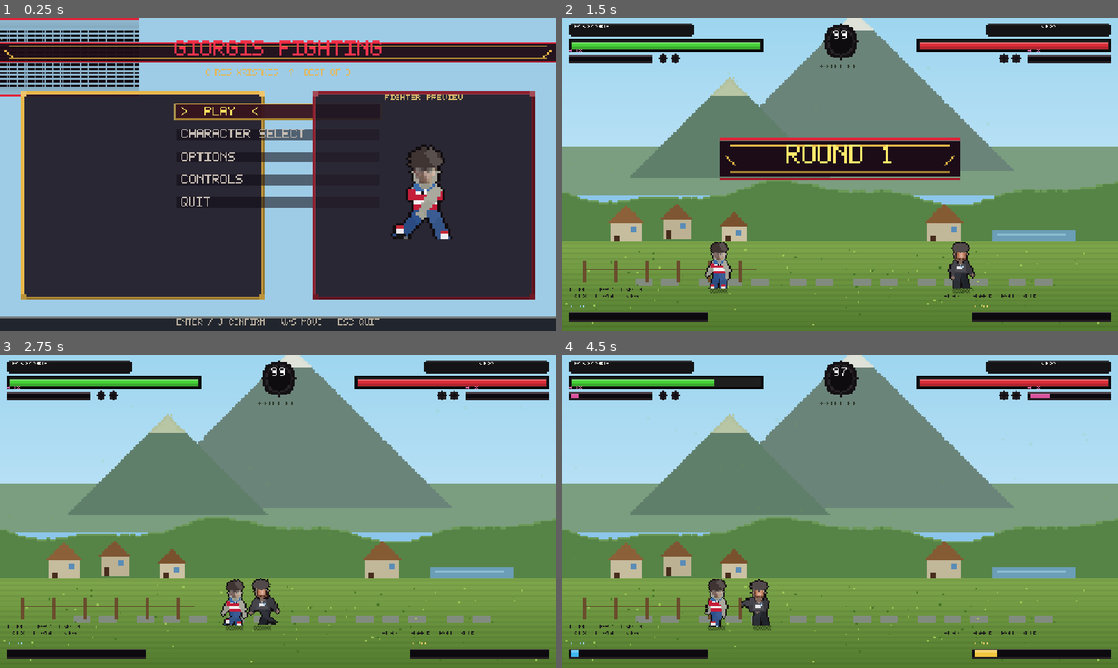
Above: before the commit, frames 1-4 (two rows, left to right).
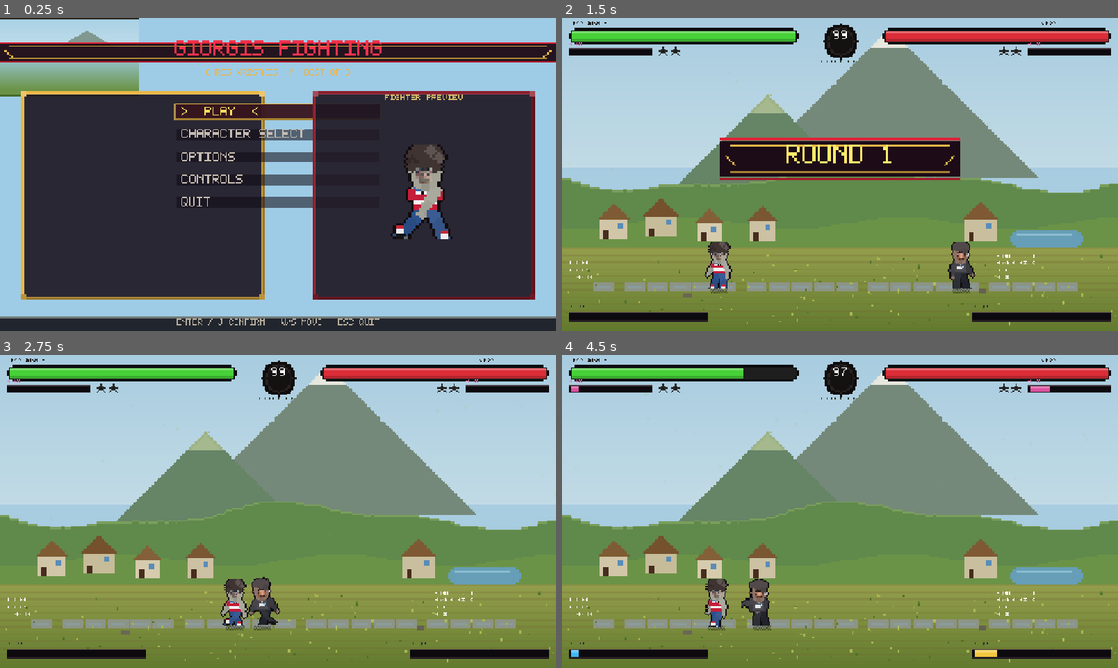
Above: after the commit, the same moments.

Repository: SirGiorgis/games
Game: Godot game, scene res://scenes/bootstrap.tscn
The game is run twice, just before and just after one commit, with the same random seed, the same clock (stepped at 60 frames per second) and the same inputs.
Inputs (mouse positions are in pixels of both pictures, inside the frame that each line leads up to):
- Up to frame 1 (0.25 s): no input
- Up to frame 2 (1.5 s): tap Enter (menu_confirm) at 0.5 s; move the mouse to (962, 158) at 0.52 s; hold D (menu_right) 0.53-1.28 s; tap U (p1_block) at 0.6 s; click (962, 158) at 0.67 s; tap Space at 0.77 s; move the mouse to (728, 190) at 1.27 s; hold Escape (menu_back) from 1.28 s (still down); tap I (p1_grab) at 1.35 s
- Up to frame 3 (2.75 s): tap Space at 1.52 s; move the mouse to (333, 442) at 2.02 s; release Escape (menu_back) at 2.03 s; hold D (menu_right) from 2.03 s (still down); tap K (p1_heavy) at 2.1 s
- Up to frame 4 (4.5 s): move the mouse to (812, 574) at 2.77 s; release D (menu_right) at 2.78 s; hold W (menu_up) 2.78-3.53 s; tap J (p1_light) at 2.85 s; click (812, 574) at 2.92 s; tap Space at 3.02, 3.77 s; move the mouse to (1006, 558) at 3.52 s; hold A (menu_left) from 3.53 s (still down); tap L (p1_special) at 3.6 s; move the mouse to (673, 464) at 4.27 s; tap O (p1_ultimate) at 4.35 s

The runs differ from the first frame. In frame 1, 4.6% of the frame differs, in the area x 0-81%, y 0-56%; in frame 2, 33%; in frame 3, 34%, in the area x 0-100%, y 0-99%; in frame 4, 34%.

Commit message:
Polish Tiny Fight restyle: meadow, HUD bars, chibi heads
Tighten outdoor field colors, round HP bars that drain toward the timer,
star round gems, and clip photo faces into chibi heads with curly hair
or a hoop earring. Add a headless composite preview exporter.

Co-authored-by: SirGiorgis <SirGiorgis@users.noreply.github.com>

Diff:
--- a/ashen-rite/scripts/combat/fighter_visual.gd
+++ b/ashen-rite/scripts/combat/fighter_visual.gd
@@ -39,7 +39,7 @@
 	_sprite.texture = _tex("idle", 0)
 	var tw: int = _sprite.texture.get_width()
 	var th: int = _sprite.texture.get_height()
-	var sc: int = PixelFighterBake.MODEL_SCALE if tw >= 120 else PixelFighterBake.SCALE
+	var sc: int = PixelFighterBake.SCALE
 	_base_scale = Vector2(sc, sc)
 	_sprite.position = Vector2(-tw * sc / 2, -th * sc)
 	_sprite.scale = _base_scale
--- a/ashen-rite/scripts/pixel/pixel_arena_bake.gd
+++ b/ashen-rite/scripts/pixel/pixel_arena_bake.gd
@@ -7,7 +7,7 @@
 
 
 static func texture(id: String) -> ImageTexture:
-	var img := Pix.image(W, H, Color(0.55, 0.78, 0.92))
+	var img := Pix.image(W, H, Color(0.66, 0.80, 0.88))
 	match id:
 		"neon_street":
 			_neon(img)
@@ -53,51 +53,46 @@
 
 
 static func _meadow(img: Image) -> void:
-	# Sky
-	for y in 78:
-		var t: float = float(y) / 78.0
-		Pix.hline(img, 0, y, W, Color(0.62, 0.84, 0.94).lerp(Color(0.72, 0.88, 0.96), t))
-	# Distant mountain
-	Pix.rect(img, 0, 74, W, 28, Color(0.48, 0.62, 0.50))
-	_mountain(img, 168, 88, 92, Color(0.42, 0.52, 0.48), Color(0.86, 0.88, 0.84))
-	_mountain(img, 96, 92, 58, Color(0.38, 0.50, 0.42), Color(0.70, 0.76, 0.62))
-	# Mid hills
+	for y in 86:
+		var t: float = float(y) / 86.0
+		Pix.hline(img, 0, y, W, Color(0.66, 0.80, 0.88).lerp(Color(0.76, 0.86, 0.90), t))
+	_mountain(img, 188, 92, 86, Color(0.46, 0.54, 0.48), Color(0.90, 0.90, 0.86))
+	_mountain(img, 118, 96, 52, Color(0.40, 0.52, 0.40), Color(0.62, 0.70, 0.52))
 	for x in W:
-		var hy: int = 100 + int(sin(float(x) * 0.035) * 6.0) + int(sin(float(x) * 0.09) * 3.0)
-		Pix.rect(img, x, hy, 1, 148 - hy, Color(0.34, 0.52, 0.28))
-		Pix.put(img, x, hy, Color(0.42, 0.60, 0.34))
-	# Far cottages
-	_cottage(img, 28, 118, 18, 12, Color(0.78, 0.74, 0.62), Color(0.55, 0.38, 0.22))
-	_cottage(img, 58, 116, 16, 11, Color(0.74, 0.70, 0.58), Color(0.50, 0.34, 0.20))
-	_cottage(img, 92, 120, 14, 10, Color(0.80, 0.76, 0.64), Color(0.48, 0.32, 0.18))
-	_cottage(img, 210, 118, 20, 12, Color(0.76, 0.72, 0.60), Color(0.52, 0.36, 0.20))
-	# Pond
-	Pix.rect(img, 248, 122, 48, 8, Color(0.42, 0.62, 0.72))
-	Pix.hline(img, 250, 124, 40, Color(0.55, 0.74, 0.82))
-	# Foreground grass bands
-	Pix.rect(img, 0, 128, W, 52, Color(0.46, 0.62, 0.28))
-	for y in range(128, H):
-		var shade: float = float(y - 128) / 52.0
-		var g: Color = Color(0.50, 0.66, 0.30).lerp(Color(0.32, 0.48, 0.18), shade)
-		if y % 3 == 0:
-			g = g.darkened(0.06)
+		var hy: int = 92 + int(sin(float(x) * 0.028) * 7.0) + int(sin(float(x) * 0.07) * 3.0)
+		Pix.rect(img, x, hy, 1, maxi(1, 132 - hy), Color(0.38, 0.54, 0.30))
+		Pix.put(img, x, hy, Color(0.48, 0.62, 0.36))
+	for x in W:
+		var hy2: int = 118 + int(sin(float(x) * 0.05 + 1.2) * 4.0)
+		Pix.rect(img, x, hy2, 1, maxi(1, 140 - hy2), Color(0.42, 0.58, 0.28))
+	_cottage(img, 22, 116, 16, 11, Color(0.82, 0.78, 0.66), Color(0.50, 0.36, 0.20))
+	_cottage(img, 48, 114, 18, 12, Color(0.78, 0.74, 0.60), Color(0.46, 0.32, 0.18))
+	_cottage(img, 78, 118, 14, 10, Color(0.84, 0.80, 0.68), Color(0.52, 0.38, 0.22))
+	_cottage(img, 108, 117, 15, 11, Color(0.80, 0.76, 0.64), Color(0.48, 0.34, 0.20))
+	_cottage(img, 232, 116, 18, 12, Color(0.79, 0.75, 0.62), Color(0.50, 0.35, 0.20))
+	Pix.round_rect(img, 258, 122, 42, 10, 3, Color(0.40, 0.62, 0.72))
+	Pix.hline(img, 262, 124, 32, Color(0.55, 0.74, 0.82))
+	for y in range(132, H):
+		var shade: float = float(y - 132) / 48.0
+		var g: Color = Color(0.58, 0.62, 0.30).lerp(Color(0.38, 0.48, 0.18), shade)
+		if y % 4 == 0:
+			g = g.lerp(Color(0.46, 0.40, 0.20), 0.25)
 		Pix.hline(img, 0, y, W, g)
-	# Dirt patches / fight lane
-	for x in range(40, 280, 18):
-		var dx: int = x + (x % 7) - 3
-		Pix.rect(img, dx, 150, 10, 4, Color(0.42, 0.34, 0.18, 0.55))
-	# Grass tufts
+	for x in range(20, 300, 14):
+		var dx: int = x + (x % 5) - 2
+		Pix.rect(img, dx, 152, 12, 5, Color(0.50, 0.40, 0.22, 0.55))
+		Pix.rect(img, dx + 2, 154, 8, 2, Color(0.42, 0.32, 0.16, 0.4))
 	var rng := RandomNumberGenerator.new()
 	rng.seed = 2014
-	for i in 90:
-		var gx: int = rng.randi_range(2, W - 3)
-		var gy: int = rng.randi_range(132, 176)
-		Pix.put(img, gx, gy, Color(0.28, 0.46, 0.16) if i % 2 == 0 else Color(0.62, 0.78, 0.34))
-	# Fence posts
-	for i in 6:
-		var px: int = 12 + i * 18
-		Pix.rect(img, px, 140, 2, 12, Color(0.42, 0.30, 0.18))
-	Pix.hline(img, 12, 144, 100, Color(0.38, 0.28, 0.16))
+	for i in 120:
+		var gx: int = rng.randi_range(1, W - 2)
+		var gy: int = rng.randi_range(136, 176)
+		var tuft: Color = Color(0.30, 0.44, 0.14) if i % 3 == 0 else Color(0.66, 0.72, 0.32)
+		Pix.put(img, gx, gy, tuft)
+		if i % 5 == 0:
+			Pix.put(img, gx, gy - 1, tuft.lightened(0.1))
+	Pix.rect(img, 70, 158, 5, 3, Color(0.42, 0.40, 0.34))
+	Pix.rect(img, 240, 156, 4, 2, Color(0.40, 0.38, 0.32))
 
 
 static func _mountain(img: Image, cx: int, base_y: int, half: int, rock: Color, snow: Color) -> void:
@@ -110,7 +105,7 @@
 
 static func _cottage(img: Image, x: int, y: int, w: int, h: int, wall: Color, roof: Color) -> void:
 	Pix.rect(img, x, y, w, h, wall)
-	for i in w / 2 + 2:
+	for i in int(w / 2) + 2:
 		Pix.hline(img, x + i - 1, y - 1 - i, w - i * 2 + 2, roof)
 	Pix.rect(img, x + 2, y + h - 5, 3, 5, Color(0.28, 0.18, 0.12))
 	Pix.rect(img, x + w - 6, y + 2, 3, 3, Color(0.35, 0.55, 0.72))
--- a/ashen-rite/scripts/pixel/pixel_fighter_bake.gd
+++ b/ashen-rite/scripts/pixel/pixel_fighter_bake.gd
@@ -811,46 +811,63 @@
 
 
 static func _photo_head(img: Image, def: CharacterDef, cx: int, cy: int, pose: String, street: bool) -> void:
+	Pix.oval(img, cx, cy + 1, 6, 7, def.skin)
+	Pix.rect(img, cx - 1, cy + 6, 3, 3, def.skin.darkened(0.1))
 	var face: Image = _photo_face(def)
 	if face != null:
 		var fw: int = face.get_width()
 		var fh: int = face.get_height()
 		var ox: int = cx - fw / 2
-		var oy: int = cy - fh / 2
+		var oy: int = cy - fh / 2 + 1
 		if pose == "hit":
 			ox += 1
 			oy += 1
-		Pix.oval(img, cx, cy + 1, 5, 6, def.skin)
 		for y in fh:
 			for x in fw:
 				var c: Color = face.get_pixel(x, y)
 				if c.a < 0.4:
 					continue
+				var nx: float = float(ox + x - cx) / 6.0
+				var ny: float = float(oy + y - cy) / 7.0
+				if nx * nx + ny * ny > 1.05:
+					continue
 				Pix.put(img, ox + x, oy + y, c)
-		Pix.rect(img, cx - 1, cy + fh / 2, 3, 2, def.skin.darkened(0.08))
-		if street:
-			_paint_street_hair(img, cx, cy, def)
-		else:
-			_paint_curly_hair(img, cx, cy, def)
-		return
-	_head(img, def, cx, cy, street, true, pose)
+	Pix.put(img, cx - 2, cy + 1, Color(0.95, 0.93, 0.9))
+	Pix.put(img, cx + 2, cy + 1, Color(0.95, 0.93, 0.9))
+	Pix.put(img, cx - 2, cy + 1, def.eyes)
+	Pix.put(img, cx + 2, cy + 1, def.eyes)
+	if pose == "hit":
+		Pix.hline(img, cx - 1, cy + 3, 3, Color(0.45, 0.2, 0.2))
+	else:
+		Pix.hline(img, cx - 1, cy + 4, 3, def.skin.darkened(0.32))
+	if street:
+		_paint_street_hair(img, cx, cy, def)
+	else:
+		_paint_curly_hair(img, cx, cy, def)
 
 
 static func _paint_curly_hair(img: Image, cx: int, cy: int, def: CharacterDef) -> void:
 	var h1: Color = def.hair
-	var h2: Color = def.hair.lightened(0.14)
-	Pix.oval(img, cx, cy - 4, 6, 4, h1)
-	Pix.disc(img, cx - 4, cy - 2, 2, h1)
-	Pix.disc(img, cx + 4, cy - 3, 2, h2)
-	Pix.disc(img, cx - 1, cy - 6, 2, h1)
-	Pix.disc(img, cx + 2, cy - 6, 2, h2)
+	var h2: Color = def.hair.lightened(0.16)
+	var h3: Color = def.hair.darkened(0.18)
+	Pix.oval(img, cx, cy - 5, 7, 5, h1)
+	Pix.disc(img, cx - 5, cy - 3, 2, h3)
+	Pix.disc(img, cx + 5, cy - 4, 2, h2)
+	Pix.disc(img, cx - 2, cy - 7, 2, h1)
+	Pix.disc(img, cx + 2, cy - 7, 2, h2)
+	Pix.disc(img, cx + 4, cy - 1, 2, h1)
+	Pix.disc(img, cx - 5, cy - 1, 2, h1)
 
 
 static func _paint_street_hair(img: Image, cx: int, cy: int, def: CharacterDef) -> void:
 	var h: Color = def.hair
-	Pix.oval(img, cx, cy - 4, 6, 4, h)
-	Pix.rect(img, cx - 5, cy - 5, 11, 3, h)
-	Pix.put(img, cx - 4, cy, Color(0.78, 0.80, 0.84))
+	Pix.oval(img, cx, cy - 5, 6, 4, h)
+	Pix.rect(img, cx - 6, cy - 6, 13, 4, h)
+	Pix.rect(img, cx - 5, cy - 3, 4, 4, h.darkened(0.08))
+	var silver := Color(0.78, 0.80, 0.84)
+	Pix.put(img, cx - 6, cy + 1, silver)
+	Pix.put(img, cx - 6, cy + 2, silver.darkened(0.2))
+	Pix.put(img, cx - 5, cy + 2, silver)
 
 
 static func _logo_hoodrich(img: Image, x: int, y: int, white: Color, blue: Color) -> void:
@@ -876,8 +893,8 @@
 	var ry: int
 	var rw: int
 	var rh: int
-	var fw: int = 10
-	var fh: int = 12
+	var fw: int = 8
+	var fh: int = 9
 	if def.id == "hoodrich_stacks" or float(sh) > float(sw) * 1.1:
 		rx = int(round(float(sw) * 0.26))
 		ry = int(round(float(sh) * 0.05))
--- a/ashen-rite/scripts/pixel/pixel_ui.gd
+++ b/ashen-rite/scripts/pixel/pixel_ui.gd
@@ -10,33 +10,19 @@
 
 
 static func menu_bg() -> ImageTexture:
-	var img := Pix.image(W, H, Color(0.03, 0.02, 0.05))
-	# vertical gradient
+	var img := Pix.image(W, H, Color(0.66, 0.80, 0.88))
 	for y in H:
 		var t: float = float(y) / float(H)
-		var c: Color = INK.lerp(Color(0.12, 0.04, 0.08), t * 0.55)
+		var c: Color = Color(0.62, 0.80, 0.90).lerp(Color(0.42, 0.58, 0.28), clampf((t - 0.45) * 2.2, 0.0, 1.0))
+		if t < 0.48:
+			c = Color(0.66, 0.82, 0.90).lerp(Color(0.78, 0.88, 0.92), t / 0.48)
 		Pix.hline(img, 0, y, W, c)
-	# diagonal accent stripes
-	for i in 40:
-		var x0: int = (i * 41) % (W + 40) - 20
-		Pix.vline(img, x0, 0, H, Color(0.18, 0.06, 0.1, 0.18))
-	# scanlines
-	for y in range(0, H, 2):
-		Pix.hline(img, 0, y, W, Color(0, 0, 0, 0.12))
-	# vignette corners
-	for i in 24:
-		Pix.hline(img, 0, i, W, Color(0, 0, 0, 0.08 + float(i) * 0.004))
-		Pix.hline(img, 0, H - 1 - i, W, Color(0, 0, 0, 0.08 + float(i) * 0.004))
-	# top/bottom gold rails
-	Pix.rect(img, 0, 0, W, 4, RED)
-	Pix.rect(img, 0, 4, W, 2, GOLD)
-	Pix.rect(img, 0, H - 4, W, 4, RED)
-	Pix.rect(img, 0, H - 6, W, 2, GOLD.darkened(0.2))
-	# sparkles
-	for i in 18:
-		var sx: int = (i * 53 + 7) % W
-		var sy: int = (i * 29 + 11) % (H - 20) + 10
-		Pix.put(img, sx, sy, Color(1, 0.85, 0.4, 0.35))
+	# far mountain silhouette
+	for y in 40:
+		var w: int = int(float(y) / 40.0 * 70.0)
+		Pix.hline(img, 200 - w, 28 + y, w * 2, Color(0.48, 0.56, 0.50, 0.85))
+	Pix.rect(img, 0, 0, W, 3, Color(0.18, 0.16, 0.12))
+	Pix.rect(img, 0, H - 4, W, 4, Color(0.28, 0.42, 0.16))
 	return Pix.tex(img)
 
 
@@ -185,20 +171,15 @@
 
 static func round_gem(on: bool) -> ImageTexture:
 	var img := Pix.image(8, 8, Color(0, 0, 0, 0))
-	if on:
-		Pix.disc(img, 4, 4, 3, GOLD)
-		Pix.disc(img, 4, 3, 2, Color(1, 0.95, 0.7))
-	else:
-		Pix.disc(img, 4, 4, 3, Color(0.14, 0.12, 0.14))
-		Pix.disc(img, 4, 4, 2, Color(0.08, 0.07, 0.09))
+	Pix.star(img, 4, 4, on)
 	return Pix.tex(img)
 
 
 static func timer_box() -> ImageTexture:
 	var img := Pix.image(22, 22, Color(0, 0, 0, 0))
-	Pix.disc(img, 11, 11, 10, Color(0.08, 0.07, 0.08))
-	Pix.disc(img, 11, 11, 8, Color(0.16, 0.14, 0.15))
-	Pix.disc(img, 11, 11, 7, Color(0.06, 0.05, 0.06))
+	Pix.disc(img, 11, 11, 10, Color(0.06, 0.05, 0.05))
+	Pix.disc(img, 11, 11, 8, Color(0.16, 0.14, 0.14))
+	Pix.disc(img, 11, 11, 7, Color(0.08, 0.07, 0.07))
 	return Pix.tex(img)
 
 
@@ -207,17 +188,17 @@
 	return Pix.tex(img)
 
 
-static func tiny_hp(w: int, h: int, fill: Color, t: float) -> ImageTexture:
-	var img := Pix.image(w, h, Color(0, 0, 0, 0))
-	Pix.rect(img, 0, 0, w, h, Color(0.05, 0.05, 0.06))
-	Pix.rect(img, 1, 1, w - 2, h - 2, Color(0.12, 0.12, 0.12))
-	var fw: int = int(clampf(t, 0.0, 1.0) * float(w - 4))
+static func tiny_hp(w: int, h: int, fill: Color, t: float, from_right: bool = false) -> ImageTexture:
+	var img := Pix.image(w, h, Color(0, 0, 0, 0))
+	Pix.round_rect(img, 0, 0, w, h, 3, Color(0.04, 0.04, 0.05))
+	Pix.round_rect(img, 1, 1, w - 2, h - 2, 2, Color(0.12, 0.12, 0.12))
+	var inner: int = w - 4
+	var fw: int = int(clampf(t, 0.0, 1.0) * float(inner))
 	if fw > 0:
-		Pix.rect(img, 2, 2, fw, h - 4, fill)
-		Pix.hline(img, 2, 2, fw, fill.lightened(0.28))
-		Pix.hline(img, 2, h - 3, fw, fill.darkened(0.18))
-	Pix.hline(img, 0, 0, w, Color(0.02, 0.02, 0.02))
-	Pix.hline(img, 0, h - 1, w, Color(0.02, 0.02, 0.02))
+		var x0: int = 2 + (inner - fw if from_right else 0)
+		Pix.rect(img, x0, 2, fw, h - 4, fill)
+		Pix.hline(img, x0, 2, fw, fill.lightened(0.28))
+		Pix.hline(img, x0, h - 3, fw, fill.darkened(0.18))
 	return Pix.tex(img)
 
 
--- a/ashen-rite/scripts/ui/fight_hud.gd
+++ b/ashen-rite/scripts/ui/fight_hud.gd
@@ -24,26 +24,12 @@
 	root.mouse_filter = Control.MOUSE_FILTER_IGNORE
 	add_child(root)
 
-	# Tiny Fight-style top strip: name pills + HP + round timer
-	var p1_pill := TextureRect.new()
-	p1_pill.texture = PixelUI.name_pill(72, 8, Color(0.08, 0.08, 0.09))
-	p1_pill.texture_filter = CanvasItem.TEXTURE_FILTER_NEAREST
-	p1_pill.position = Vector2(16, 12)
-	p1_pill.scale = Vector2(4, 4)
-	root.add_child(p1_pill)
-	PixelUI.label_at(root, p1.def.name.to_upper(), Vector2(24, 16), 1, Color(0.95, 0.95, 0.92))
+	PixelUI.label_at(root, p1.def.name.to_upper(), Vector2(20, 8), 1, Color(0.12, 0.12, 0.12))
+	var p2n := PixelUI.label_at(root, p2.def.name.to_upper(), Vector2(980, 8), 1, Color(0.12, 0.12, 0.12), 0, 280)
+	p2n.set_centered(280)
 
-	var p2_pill := TextureRect.new()
-	p2_pill.texture = PixelUI.name_pill(72, 8, Color(0.08, 0.08, 0.09))
-	p2_pill.texture_filter = CanvasItem.TEXTURE_FILTER_NEAREST
-	p2_pill.position = Vector2(976, 12)
-	p2_pill.scale = Vector2(4, 4)
-	root.add_child(p2_pill)
-	var p2n := PixelUI.label_at(root, p2.def.name.to_upper(), Vector2(976, 16), 1, Color(0.95, 0.95, 0.92), 0, 288)
-	p2n.set_centered(288)
-
-	_p1_hp = _bar_tex(root, Vector2(16, 48), 112, 8, Color(0.28, 0.82, 0.22))
-	_p2_hp = _bar_tex(root, Vector2(816, 48), 112, 8, Color(0.86, 0.18, 0.22))
+	_p1_hp = _bar_tex(root, Vector2(16, 24), 132, 9, Color(0.28, 0.82, 0.22))
+	_p2_hp = _bar_tex(root, Vector2(736, 24), 132, 9, Color(0.86, 0.18, 0.22))
 
 	var tbox := TextureRect.new()
 	tbox.texture = PixelUI.timer_box()
@@ -54,26 +40,30 @@
 	_timer = PixelUI.label_at(root, "99", Vector2(0, 28), 3, Color(1, 1, 1), 0, 1280)
 	_timer.set_centered(1280)
 
-	_p1_sp = _meter_tex(root, Vector2(16, 84), 48, 5, Color(0.86, 0.32, 0.62))
-	_p2_sp = _meter_tex(root, Vector2(1072, 84), 48, 5, Color(0.86, 0.32, 0.62))
-	PixelUI.label_at(root, "BLOCK", Vector2(16, 72), 1, Color(0.92, 0.45, 0.7))
-	PixelUI.label_at(root, "BLOCK", Vector2(1072, 72), 1, Color(0.92, 0.45, 0.7))
+	_p1_sp = _meter_tex(root, Vector2(16, 68), 48, 5, Color(0.86, 0.32, 0.62))
+	_p2_sp = _meter_tex(root, Vector2(1072, 68), 48, 5, Color(0.86, 0.32, 0.62))
+	PixelUI.label_at(root, "BLOCK", Vector2(16, 56), 1, Color(0.92, 0.45, 0.7))
+	PixelUI.label_at(root, "BLOCK", Vector2(1072, 56), 1, Color(0.92, 0.45, 0.7))
 
 	for i in 2:
-		_p1_rounds.append(_gem(root, Vector2(220 + i * 28, 80)))
-		_p2_rounds.append(_gem(root, Vector2(1032 - i * 28, 80)))
+		_p1_rounds.append(_gem(root, Vector2(220 + i * 28, 64)))
+		_p2_rounds.append(_gem(root, Vector2(1032 - i * 28, 64)))
 
 	_p1_ult = _meter_tex(root, Vector2(16, 676), 80, 6, Color(0.25, 0.72, 0.95))
 	_p2_ult = _meter_tex(root, Vector2(944, 676), 80, 6, Color(0.95, 0.78, 0.25))
-	PixelUI.label_at(root, "SPECIAL", Vector2(16, 660), 1, Color(0.55, 0.82, 1.0))
-	PixelUI.label_at(root, "SPECIAL", Vector2(944, 660), 1, Color(0.95, 0.82, 0.4))
+	PixelUI.label_at(root, "SPECIAL", Vector2(16, 660), 1, Color(0.15, 0.18, 0.22))
+	PixelUI.label_at(root, "SPECIAL", Vector2(944, 660), 1, Color(0.15, 0.18, 0.22))
 
-	PixelUI.label_at(root, "J LIGHT   K HEAVY   L SPECIAL", Vector2(16, 620), 1, Color(0.12, 0.12, 0.12))
-	PixelUI.label_at(root, "U BLOCK   I THROW   O SUPER", Vector2(16, 636), 1, Color(0.12, 0.12, 0.12))
-	var hints := PixelUI.label_at(root, "ATTACK J   POWER K   DASH L   BLOCK U", Vector2(720, 636), 1, Color(0.12, 0.12, 0.12), 0, 544)
-	hints.set_centered(544)
+	var hint := Color(0.95, 0.95, 0.92)
+	PixelUI.label_at(root, "J  LIGHT", Vector2(16, 560), 1, hint)
+	PixelUI.label_at(root, "K  HEAVY", Vector2(16, 576), 1, hint)
+	PixelUI.label_at(root, "L  SPECIAL", Vector2(16, 592), 1, hint)
+	PixelUI.label_at(root, "ATTACK        J", Vector2(1000, 544), 1, hint)
+	PixelUI.label_at(root, "POWER ATTACK  K", Vector2(1000, 560), 1, hint)
+	PixelUI.label_at(root, "DASH          L", Vector2(1000, 576), 1, hint)
+	PixelUI.label_at(root, "BLOCK         U", Vector2(1000, 592), 1, hint)
 
-	PixelUI.label_at(root, arena_name, Vector2(0, 108), 1, Color(0.18, 0.22, 0.16), 0, 1280).set_centered(1280)
+	PixelUI.label_at(root, arena_name, Vector2(0, 96), 1, Color(0.18, 0.22, 0.16), 0, 1280).set_centered(1280)
 	_combo = PixelUI.label_at(root, "", Vector2(0, 140), 3, Color(1, 0.85, 0.3), 0, 1280)
 	_combo.set_centered(1280)
 
@@ -122,11 +112,11 @@
 	return t
 
 
-func _paint_hp(bar: TextureRect, cur: float, mx: float, _left: bool) -> void:
+func _paint_hp(bar: TextureRect, cur: float, mx: float, left: bool) -> void:
 	var t := clampf(cur / max(mx, 1.0), 0.0, 1.0)
 	var base: Color = bar.get_meta("col")
 	var col: Color = base if t > 0.3 else Color(0.95, 0.75, 0.15)
-	bar.texture = PixelUI.tiny_hp(int(bar.get_meta("bw")), int(bar.get_meta("bh")), col, t)
+	bar.texture = PixelUI.tiny_hp(int(bar.get_meta("bw")), int(bar.get_meta("bh")), col, t, not left)
 
 
 func _paint_meters(left: bool, s: float, u: float) -> void:
--- /dev/null
+++ b/ashen-rite/tools/export_tiny_preview.gd
@@ -0,0 +1,83 @@
+extends SceneTree
+## Headless Tiny Fight-style preview: arena + Chris vs Stacks + HUD mock.
+
+
+func _init() -> void:
+	PixelFighterBake.clear_cache()
+	var arena: Image = PixelArenaBake.texture("grass_field").get_image()
+	arena.convert(Image.FORMAT_RGBA8)
+	var field := Image.create(1280, 720, false, Image.FORMAT_RGBA8)
+	field.fill(Color(0.66, 0.80, 0.88))
+	arena.resize(1280, 720, Image.INTERPOLATE_NEAREST)
+	field.blit_rect(arena, Rect2i(0, 0, 1280, 720), Vector2i.ZERO)
+
+	var chris := _def("chris_xrisakis")
+	var stacks := _def("hoodrich_stacks")
+	_stamp_fighter(field, chris, "idle", 0, 500, 620, false)
+	_stamp_fighter(field, stacks, "idle", 0, 760, 620, true)
+	_stamp_fighter(field, chris, "light", 5, 200, 620, false)
+	_stamp_fighter(field, stacks, "heavy", 7, 1080, 620, true)
+
+	_hud(field)
+	var out := "res://.godot/tiny_preview"
+	DirAccess.make_dir_recursive_absolute(ProjectSettings.globalize_path(out))
+	field.save_png(ProjectSettings.globalize_path("%s/fight.png" % out))
+
+	_export_strips(chris, "chris_xrisakis")
+	_export_strips(stacks, "hoodrich_stacks")
+	print("tiny preview -> %s" % out)
+	quit()
+
+
+func _def(id: String) -> CharacterDef:
+	var f := FileAccess.open("res://data/characters/%s.json" % id, FileAccess.READ)
+	return CharacterDef.new().from_dict(JSON.parse_string(f.get_as_text()))
+
+
+func _stamp_fighter(dst: Image, def: CharacterDef, pose: String, frame: int, feet_x: int, feet_y: int, flip: bool) -> void:
+	var frames: Dictionary = PixelFighterBake.bake(def)
+	var arr: Array = frames.get(pose, frames["idle"])
+	var tex: ImageTexture = arr[clampi(frame, 0, arr.size() - 1)]
+	var src: Image = tex.get_image()
+	var sc: int = PixelFighterBake.SCALE
+	src.resize(src.get_width() * sc, src.get_height() * sc, Image.INTERPOLATE_NEAREST)
+	if flip:
+		src.flip_x()
+	var ox: int = feet_x - src.get_width() / 2
+	var oy: int = feet_y - src.get_height()
+	dst.blend_rect(src, Rect2i(0, 0, src.get_width(), src.get_height()), Vector2i(ox, oy))
+
+
+func _hud(dst: Image) -> void:
+	var hp1: Image = PixelUI.tiny_hp(132, 9, Color(0.28, 0.82, 0.22), 1.0).get_image()
+	var hp2: Image = PixelUI.tiny_hp(132, 9, Color(0.86, 0.18, 0.22), 0.72, true).get_image()
+	hp1.resize(hp1.get_width() * 4, hp1.get_height() * 4, Image.INTERPOLATE_NEAREST)
+	hp2.resize(hp2.get_width() * 4, hp2.get_height() * 4, Image.INTERPOLATE_NEAREST)
+	dst.blend_rect(hp1, Rect2i(0, 0, hp1.get_width(), hp1.get_height()), Vector2i(16, 24))
+	dst.blend_rect(hp2, Rect2i(0, 0, hp2.get_width(), hp2.get_height()), Vector2i(736, 24))
+	var tbox: Image = PixelUI.timer_box().get_image()
+	tbox.resize(tbox.get_width() * 4, tbox.get_height() * 4, Image.INTERPOLATE_NEAREST)
+	dst.blend_rect(tbox, Rect2i(0, 0, tbox.get_width(), tbox.get_height()), Vector2i(596, 8))
+
+
+func _export_strips(def: CharacterDef, id: String) -> void:
+	var frames: Dictionary = PixelFighterBake.bake(def)
+	var dir := "res://.godot/%s_preview" % id
+	DirAccess.make_dir_recursive_absolute(ProjectSettings.globalize_path(dir))
+	for key in ["idle", "walk", "run", "light", "heavy", "jump"]:
+		if not frames.has(key):
+			continue
+		var arr: Array = frames[key]
+		if arr.is_empty():
+			continue
+		var fw: int = (arr[0] as ImageTexture).get_width()
+		var fh: int = (arr[0] as ImageTexture).get_height()
+		var strip := Image.create(fw * arr.size(), fh, false, Image.FORMAT_RGBA8)
+		strip.fill(Color(0, 0, 0, 0))
+		for i in arr.size():
+			var fr: Image = (arr[i] as ImageTexture).get_image()
+			strip.blit_rect(fr, Rect2i(0, 0, fw, fh), Vector2i(fw * i, 0))
+		strip.save_png(ProjectSettings.globalize_path("%s/%s_strip.png" % [dir, key]))
+		var solo: Image = (arr[0] as ImageTexture).get_image()
+		solo.resize(solo.get_width() * 4, solo.get_height() * 4, Image.INTERPOLATE_NEAREST)
+		solo.save_png(ProjectSettings.globalize_path("%s/%s.png" % [dir, key]))
Not shown, changed: ashen-rite/README.md
